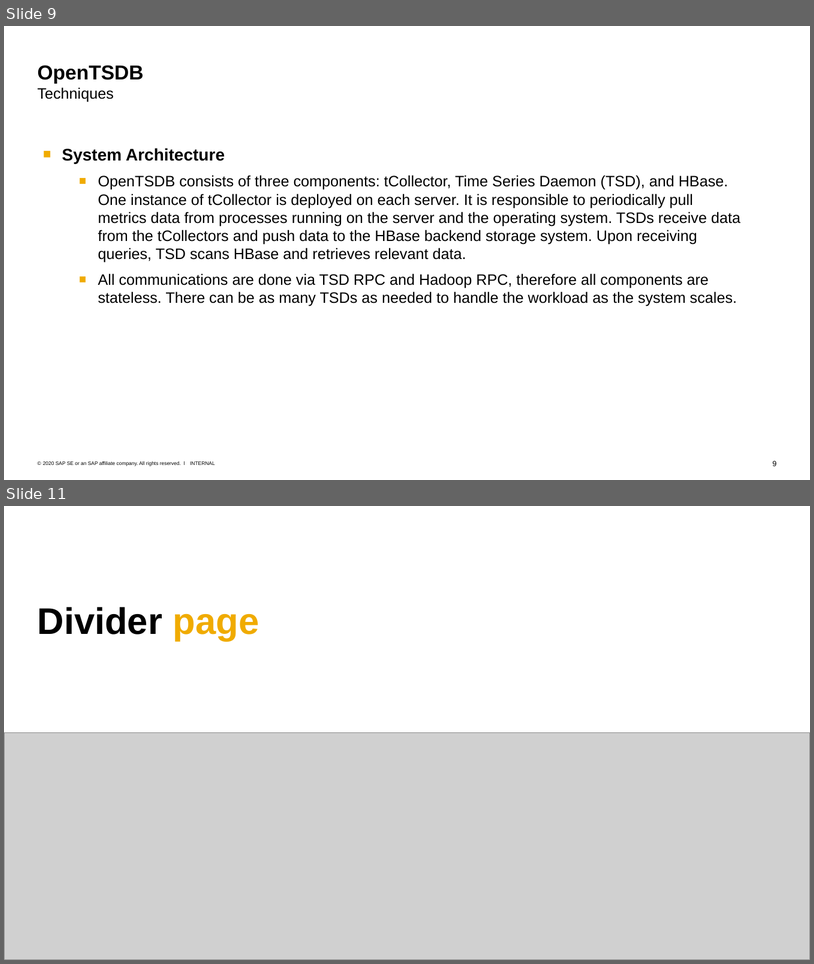
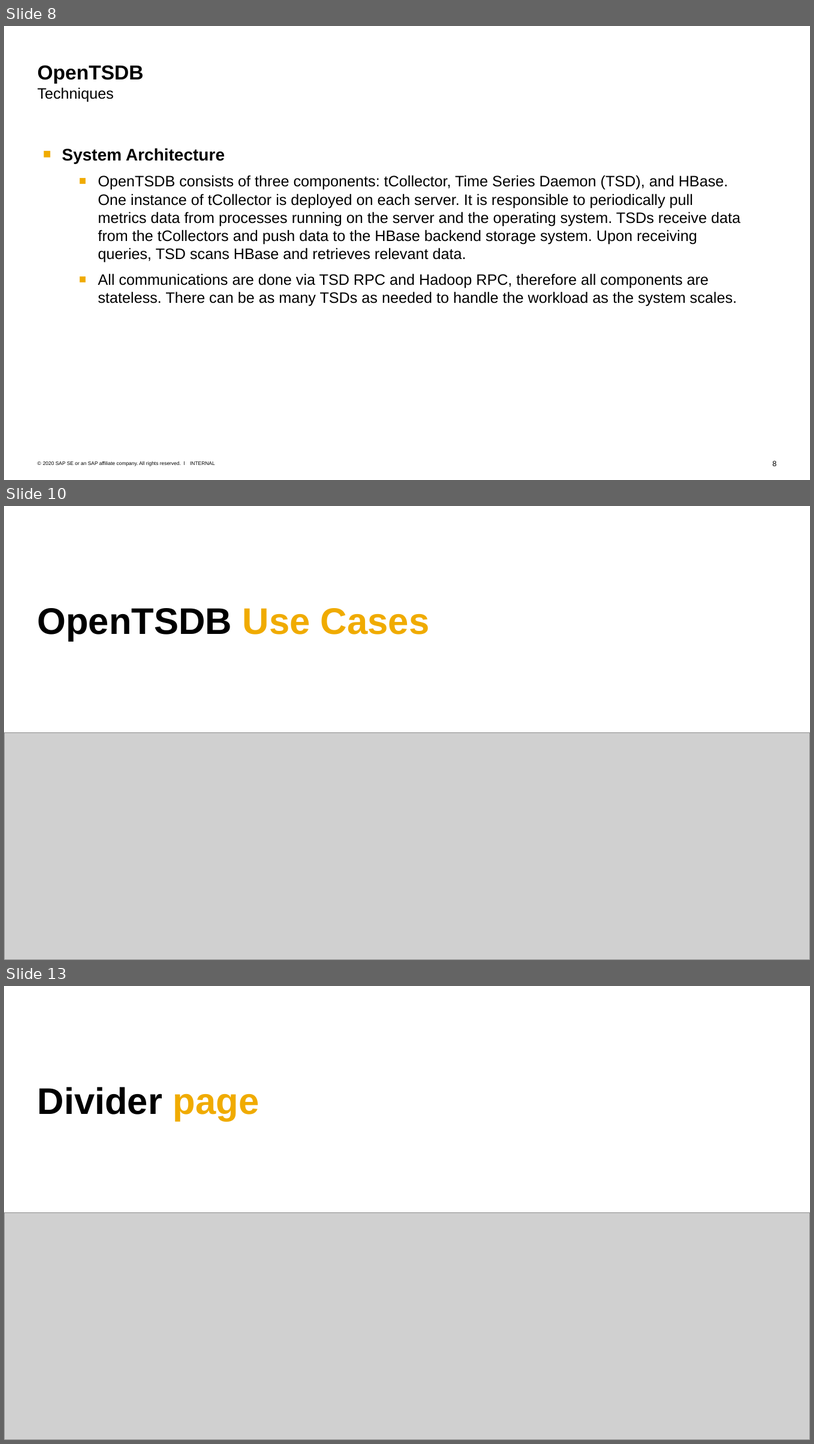
Before and after one commit to Voidkai/Survey_on_NoSQL, a slide deck: NoSQL/The_Survey_On_OpenTSDB.pptx. Shown one above the other, each under a label of ours: slides 9 and 11 before the commit, slides 8, 10 and 13 after it; the slides between them are not shown. The pictures are 814x964 and 814x1444 pixels, drawn with LibreOffice and Linux fonts; fonts in the diff are those of the drawing; grey boxes stand for pictures. Boxes give left, top, right and bottom in pixels: in the first picture for what was removed or moved away, otherwise in the second. Text is boxed around its words. In the diff, an @@ line names an element or a change of style, - is before the commit and + after.

```diff
--- a/NoSQL/The_Survey_On_OpenTSDB.pptx
+++ b/NoSQL/The_Survey_On_OpenTSDB.pptx
@@ slide 10 added at (4, 506, 810, 960), background #FFFFFF @@
@@ title added at (38, 608, 429, 640), 44 pt, text #000000, bold @@
+OpenTSDB Use Cases
@@ picture added at (4, 733, 810, 960) @@
@@ what was slide 9 is now slide 8 @@
@@ what was slide 11 is now slide 13 @@
```
Also in this commit, not shown: 3 other slides added, 2 slides removed.
